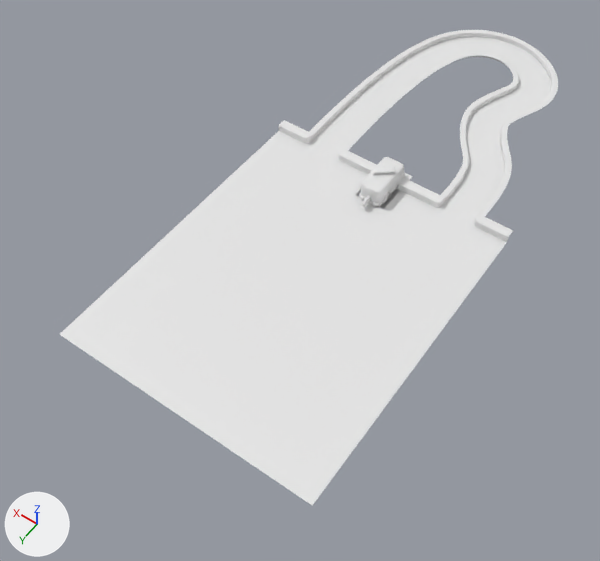
One commit to the glTF model src/assets/gen/models.glb: the scene before it, then after it.
One viewpoint serves both versions: a 50 mm camera at (-15.3, 29.3, 33.5) aimed at (1.1, 6.3, -2.7). The axes (+X, +Y, +Z) are drawn at lower left. The lights are the same throughout. The first picture is the older version. Where no turn or scale is listed for an object, it has been applied to the vertices.

Script lines for the objects in view, before the commit:
```python
me_ground_01 = bpy.data.meshes.new('Ground_01')
me_ground_01.from_pydata(...)  # 192 vertices, 269 faces; spans x -0.81..0.81, y -1.0..1.0, z -0.02..0.02
me_splinemesh = bpy.data.meshes.new('SplineMesh')
me_splinemesh.from_pydata(...)  # 3953 vertices, 5412 faces; spans x -0.74..0.74, y -1.0..1.0, z -0.02..0.02
me_vehicle_10_lid = bpy.data.meshes.new('Vehicle_10_Lid')
me_vehicle_10_lid.from_pydata(...)  # 60 vertices, 96 faces; spans x -0.68..0.68, y -1.36..1.36, z -0.08..0.08
ob_ground_01 = bpy.data.objects.new('Ground_01', me_ground_01)
ob_ground_01.location = (0.0, 8.24, 0.22)
ob_ground_01.scale = (9.25, 9.25, 9.25)
ob_splinemesh = bpy.data.objects.new('SplineMesh', me_splinemesh)
ob_splinemesh.location = (0.01, -8.62, 0.16)
ob_splinemesh.scale = (7.8, 7.8, 7.8)
ob_vehicle_10__vehicle_10_lid = bpy.data.objects.new('Vehicle_10__Vehicle_10_Lid', me_vehicle_10_lid)
ob_vehicle_10__vehicle_10_lid.location = (0.0, 0.11, 1.17)
```
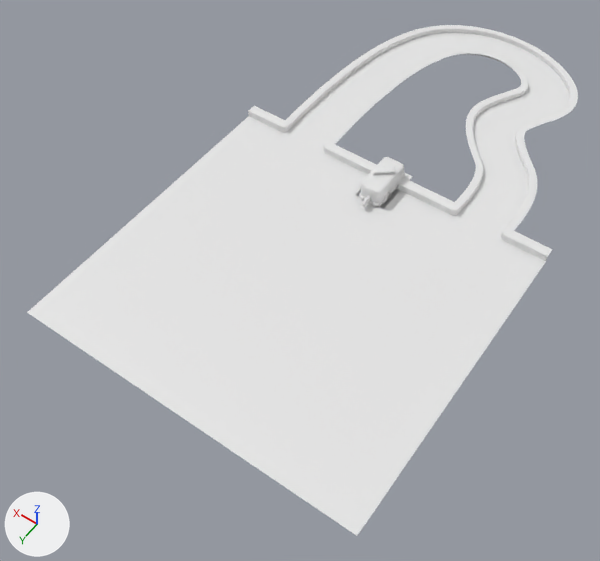
Boxes (x1, y1, x2, y2) around the edits, measured in the pictures (600 x 561 px):
'Ground_01', rescaled (16% wider, 12% taller)
    before: (60, 120, 513, 505)
    after: (27, 106, 553, 536)
'SplineMesh', rescaled (18% wider, 10% taller)
    before: (309, 30, 558, 218)
    after: (285, 25, 578, 232)

Patch to the scene script:
```diff
--- a/src/assets/gen/models.glb.py
+++ b/src/assets/gen/models.glb.py
@@ ob_ground_01 @@
 ob_ground_01.location = (0.0, 8.24, 0.22)
-ob_ground_01.scale = (9.25, 9.25, 9.25)
+ob_ground_01.scale = (12.0, 9.25, 9.25)
@@ ob_splinemesh @@
 ob_splinemesh.location = (0.01, -8.62, 0.16)
-ob_splinemesh.scale = (7.8, 7.8, 7.8)
+ob_splinemesh.scale = (10.1, 7.8, 7.8)
```
